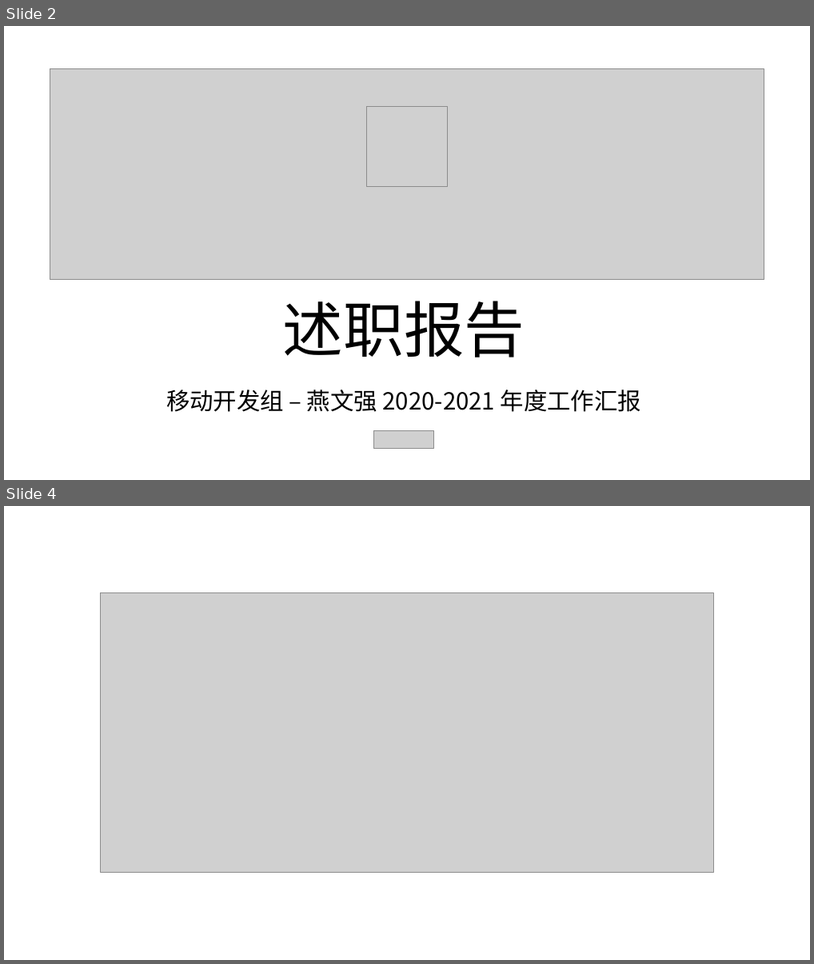
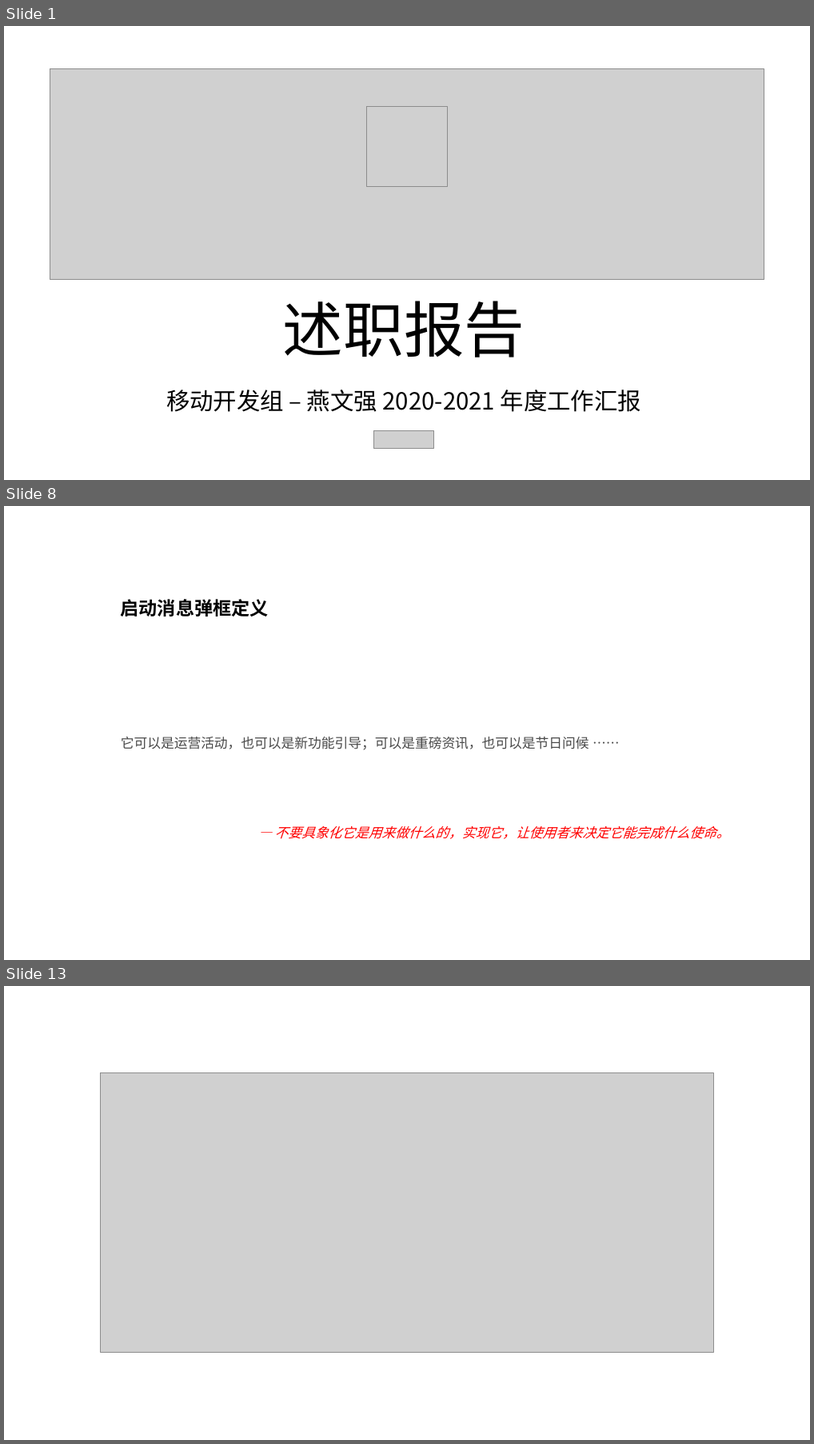
Before and after one commit to Andy888888/Mobile_Develop_Res, a slide deck: PPT/燕文强2020-2021年度述职报告.pptx. Shown one above the other, each under a label of ours: slides 2 and 4 before the commit, slides 1, 8 and 13 after it; the slides between them are not shown. The pictures are 814x964 and 814x1444 pixels, drawn with LibreOffice and Linux fonts; fonts in the diff are those of the drawing; grey boxes stand for pictures. Boxes give left, top, right and bottom in pixels: in the first picture for what was removed or moved away, otherwise in the second. Text is boxed around its words. In the diff, an @@ line names an element or a change of style, - is before the commit and + after.

```diff
--- a/PPT/燕文强2020-2021年度述职报告.pptx
+++ b/PPT/燕文强2020-2021年度述职报告.pptx
@@ slide 8 added at (4,506,810,960), background #FFFFFF @@
@@ text added at (121,599,268,616), 22 pt, text #000000, bold @@
+启动消息弹框定义
@@ text added at (121,736,590,750), 16 pt, text #494949 @@
+它可以是运营活动，也可以是新功能引导；可以是重磅资讯，也可以是节日问候 ……
@@ text added at (275,826,730,839), 16 pt, text #FF0000, italic @@
+— 不要具象化它是用来做什么的，实现它，让使用者来决定它能完成什么使命。
@@ what was slide 2 is now slide 1 @@
@@ what was slide 4 is now slide 13 @@
```
Also in this commit, not shown: 1 slide changed, 8 other slides added, 1 slide removed.
